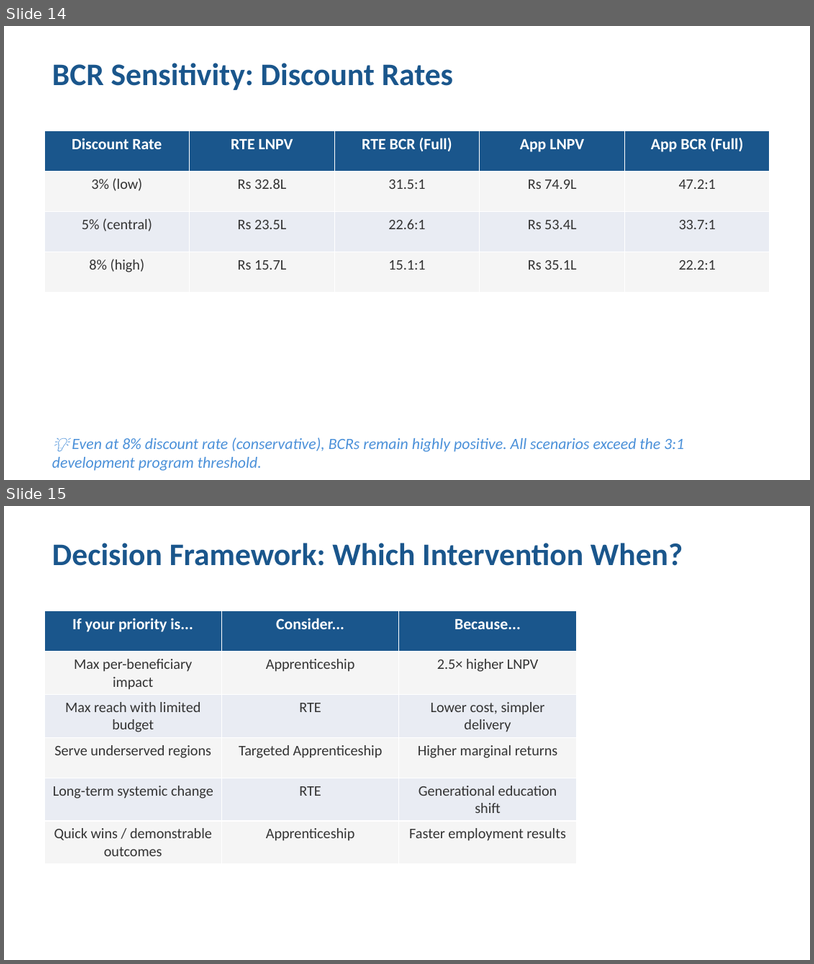
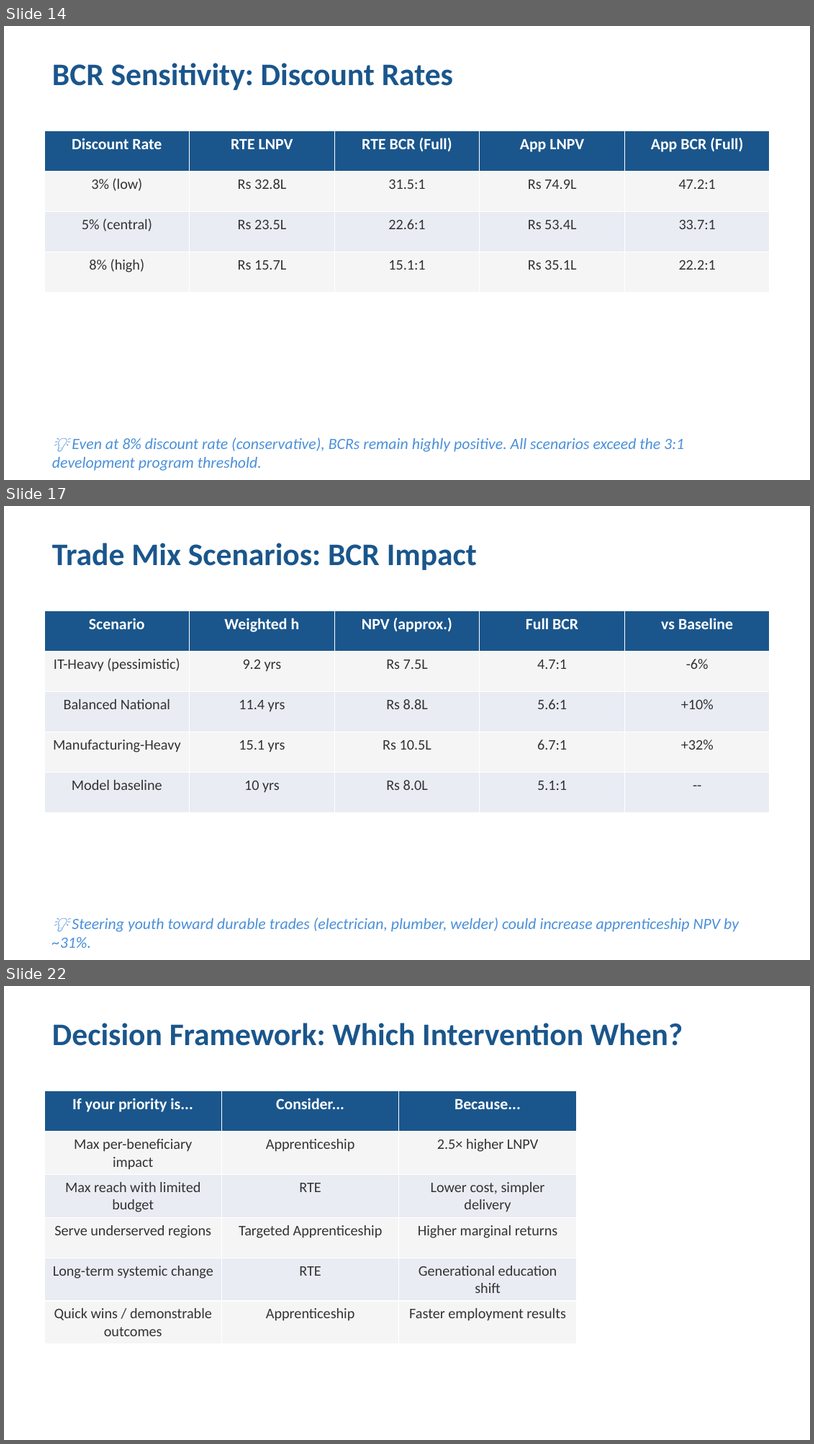
Before and after one commit to maxiveloso/rwf-economic-model, a slide deck: Presentation_Founders.pptx. Shown one above the other, each under a label of ours: slides 14 and 15 before the commit, slides 14, 17 and 22 after it; the slides between them are not shown. The pictures are 814x964 and 814x1444 pixels, drawn with LibreOffice and Linux fonts; fonts in the diff are those of the drawing. Boxes give left, top, right and bottom in pixels: in the first picture for what was removed or moved away, otherwise in the second. Text is boxed around its words. In the diff, an @@ line names an element or a change of style, - is before the commit and + after.

```diff
--- a/Presentation_Founders.pptx
+++ b/Presentation_Founders.pptx
@@ slide 17 added at (4, 506, 810, 960), background #FFFFFF @@
@@ text added at (52, 543, 477, 570), 28 pt, text #1A568C, bold @@
+Trade Mix Scenarios: BCR Impact
@@ table added at (44, 611, 770, 813), 5 rows, 5 columns @@
+Scenario | Weighted h | NPV (approx.) | Full BCR | vs Baseline
+IT-Heavy (pessimistic) | 9.2 yrs | Rs 7.5L | 4.7:1 | -6%
+Balanced National | 11.4 yrs | Rs 8.8L | 5.6:1 | +10%
+Manufacturing-Heavy | 15.1 yrs | Rs 10.5L | 6.7:1 | +32%
+Model baseline | 10 yrs | Rs 8.0L | 5.1:1 | --
@@ text added at (52, 917, 739, 947), 14 pt, text #4A90D9, italic @@
+💡 Steering youth toward durable trades (electrician, plumber, welder) could increase apprenticeship NPV by ~31%.
@@ what was slide 15 is now slide 22 @@
```
Also in this commit, not shown: 2 slides changed, 8 other slides added, 1 slide removed, 22 other files.
